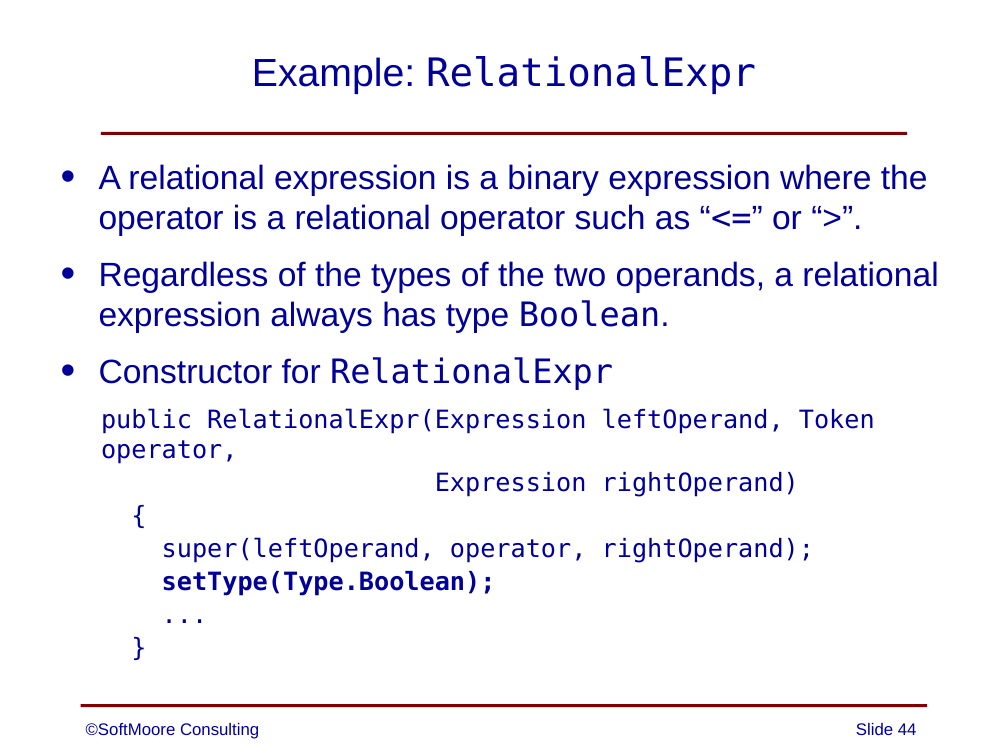
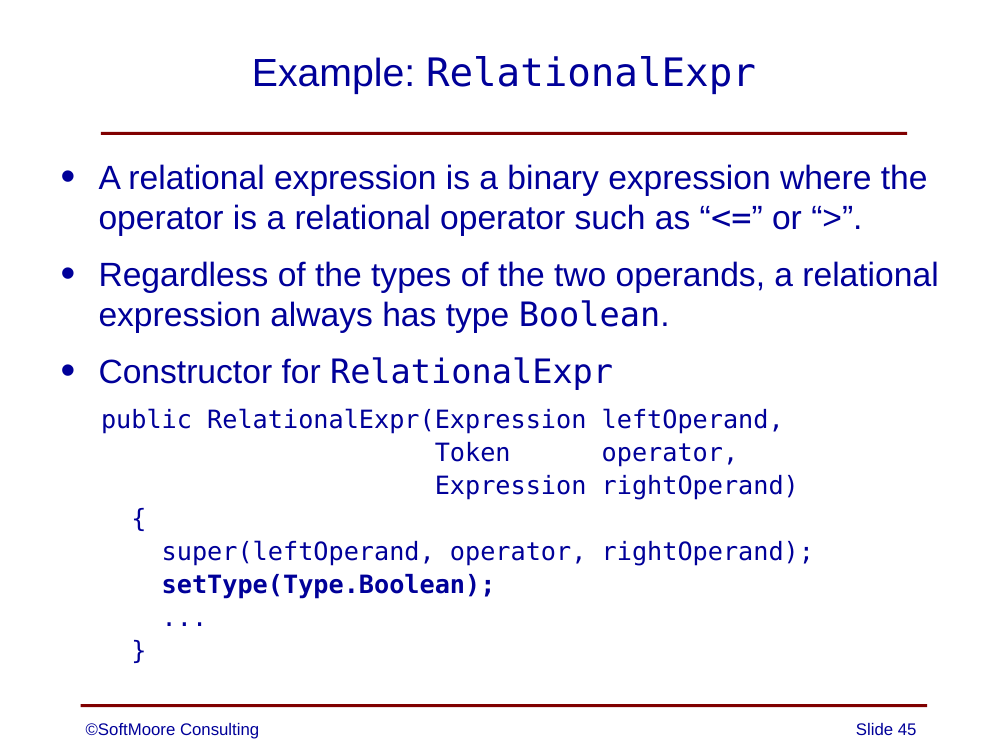
Before and after one commit to SoftMoore/CPRL, a slide deck: slide 45 of PowerPoint Slides/08 - Abstract Syntax Trees.pptx (slide 44 before the commit). Drawn at 1008x756 pixels with LibreOffice and Linux fonts; fonts in the diff are those of the drawing. Boxes give left, top, right and bottom in pixels: in the first picture for what was removed or moved away, otherwise in the second. Text is boxed around its words. In the diff, an @@ line names an element or a change of style, - is before the commit and + after.

```diff
--- a/PowerPoint Slides/08 - Abstract Syntax Trees.pptx
+++ b/PowerPoint Slides/08 - Abstract Syntax Trees.pptx
@@ text at (x1=101, y1=408, x2=784, y2=467): text changed @@
-public RelationalExpr(Expression leftOperand, Token operator,
+public RelationalExpr(Expression leftOperand,
+Token operator,
@@ page number at (x1=856, y1=723, x2=917, y2=735): text changed @@
-Slide 44
+Slide 45
```
Also in this commit, not shown: 9 other slides changed, 1 slide added, 18 other files.
